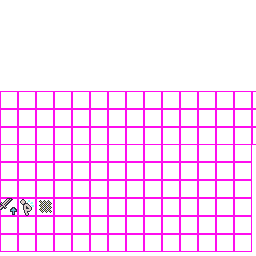
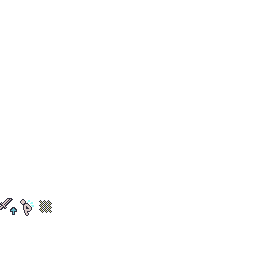
Two versions of the same layered image (256x256). Layer-by-layer changes:
hid "grid" over [0, 91, 256, 252]
